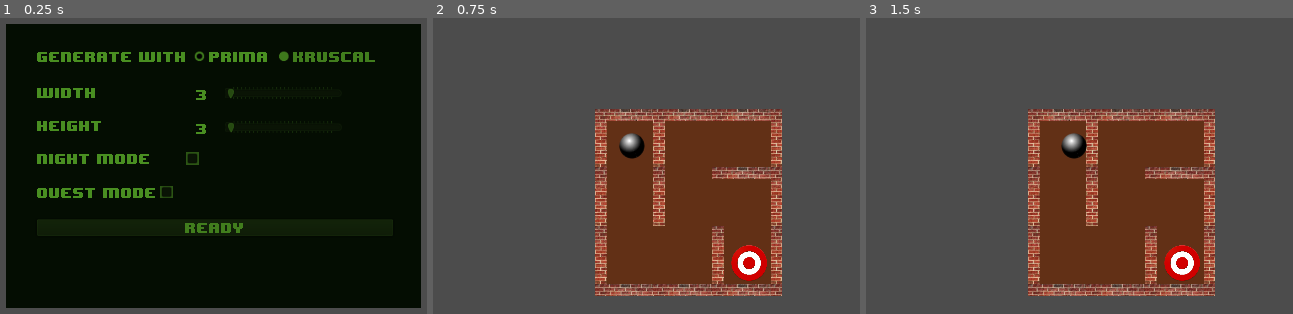
Above: before the commit, frames 1-3 (left to right).
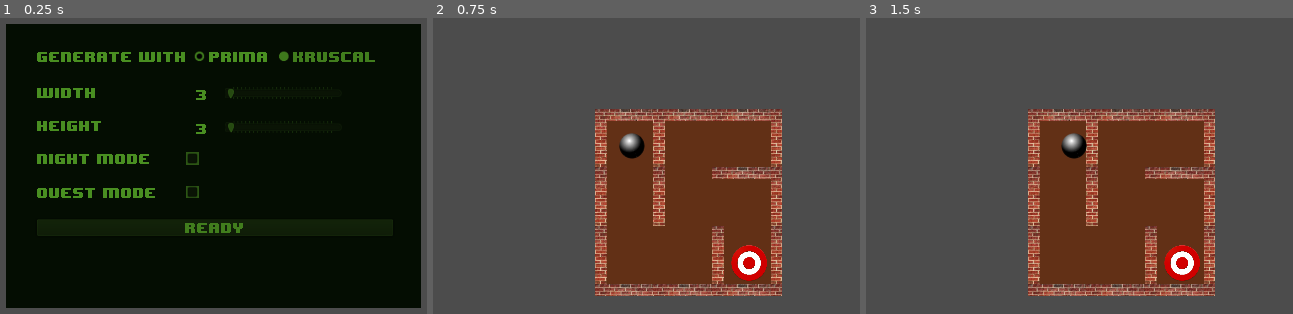
Above: after the commit, the same moments.

Repository: steelsoul/maze
Game: Godot game, scene res://scenes/Main.tscn
The game is run twice, just before and just after one commit, with the same random seed, the same clock (stepped at 60 frames per second) and the same inputs.
Inputs (mouse positions are in pixels of both pictures, inside the frame that each line leads up to):
- Up to frame 1 (0.25 s): no input
- Up to frame 2 (0.75 s): click "Ready" at 0.5 s
- Up to frame 3 (1.5 s): tap Enter at 1.25 s; move the mouse to (1241, 121) at 1.27 s; hold Right from 1.28 s (still down); click (1241, 121) at 1.42 s

The runs differ from the first frame. In frame 1, 0.1% of the frame differs, in the area x 37-47%, y 56-61%; in frame 2, nothing differs; in frame 3, nothing differs.

Commit message:
Fix configuration layout

Diff:
--- a/scenes/Configuration.tscn
+++ b/scenes/Configuration.tscn
@@ -137,6 +137,7 @@
 margin_top = 180.0
 margin_right = 456.0
 margin_bottom = 196.0
+custom_constants/separation = 37
 
 [node name="QuestLabel" type="Label" parent="Panel/VBoxContainer/HBoxContainer5"]
 margin_right = 160.0
--- a/scenes/TextWithSlider.tscn
+++ b/scenes/TextWithSlider.tscn
@@ -22,7 +22,7 @@
 size_flags_stretch_ratio = 0.0
 
 [node name="Label" type="Label" parent="HBoxContainer/DigitContainer"]
-margin_right = 32.0
+margin_right = 20.0
 margin_bottom = 16.0
 grow_horizontal = 0
 grow_vertical = 0
@@ -30,7 +30,7 @@
 size_flags_horizontal = 9
 size_flags_vertical = 14
 custom_fonts/font = ExtResource( 2 )
-text = "35"
+text = "3"
 
 [node name="HSlider" type="HSlider" parent="HBoxContainer"]
 margin_left = 37.0
